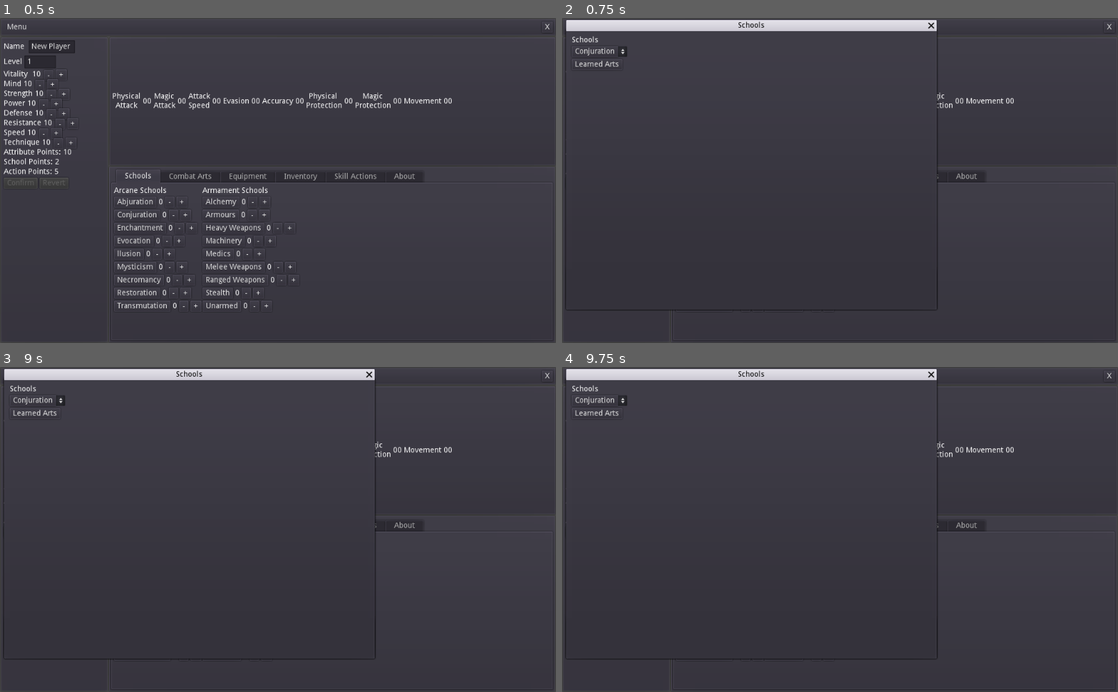
Above: before the commit, frames 1-4 (two rows, left to right).
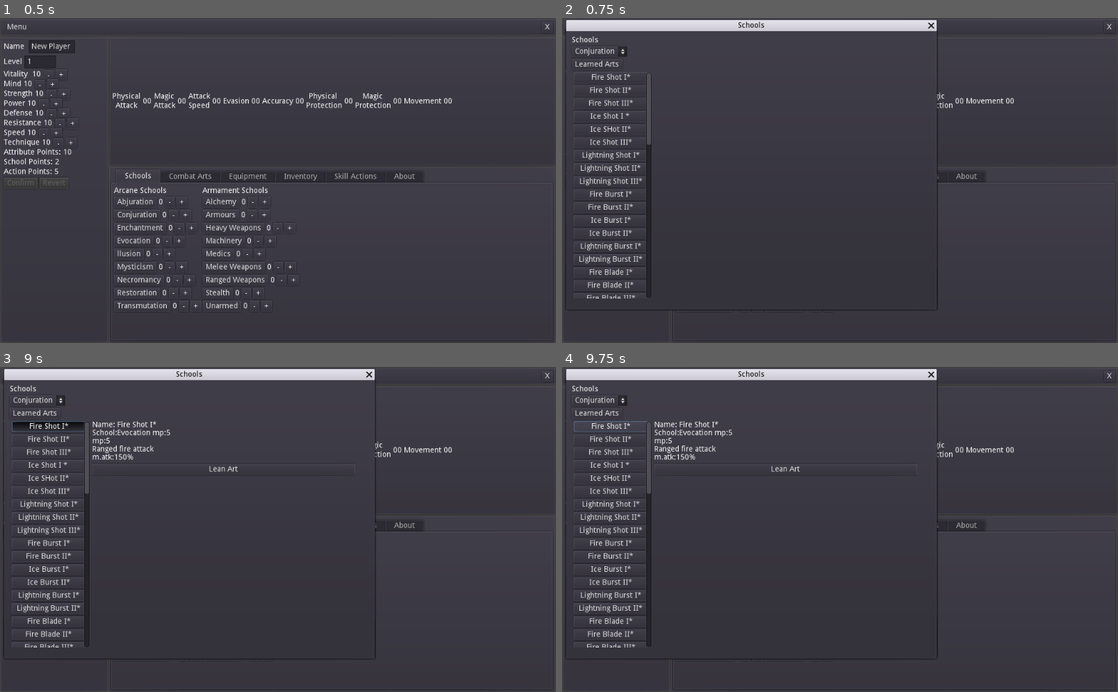
Above: after the commit, the same moments.

Repository: Malaphice/BraveChronicles
Game: Godot game, scene res://CharacterBuilder.tscn
Same seed, same stepped clock (60 frames per second), same inputs: the game is played once before the commit and once after it.
Inputs:
- Up to frame 1 (0.5 s): no input
- Up to frame 2 (0.75 s): click "Conjuration" at 0.5 s
- Up to frame 3 (9 s): click "Enchantment" at 1.25 s; click "Evocation" at 2 s; click "Mysticism" at 2.75 s; click "Necromancy" at 3.5 s; click "Restoration" at 4.25 s; click "Transmutation" at 5 s; click "Alchemy" at 5.75 s; click "Armours" at 6.5 s; click "Machinery" at 7.25 s; click "Medics" at 8 s; click "-" at 8.75 s
- Up to frame 4 (9.75 s): click "+" at 9.5 s

Frame 1 is identical in both runs. In frame 2, 1.7% of the frame differs, in the area x 2-17%, y 17-87%; in frame 3, 2.4%, in the area x 2-43%, y 16-87%; in frame 4, 2.2%.

Commit message:
filter method updated

Diff:
--- a/Brave Chronicles/SchoolWindowDialog.gd
+++ b/Brave Chronicles/SchoolWindowDialog.gd
@@ -1,24 +1,4 @@
 extends WindowDialog
-
-onready var schlToggleButton = [
-	$"MarginContainer/VBoxContainer/ScrollContainer/HBoxContainer/Button",
-	$"MarginContainer/VBoxContainer/ScrollContainer/HBoxContainer/Button2",
-	$"MarginContainer/VBoxContainer/ScrollContainer/HBoxContainer/Button3",
-	$"MarginContainer/VBoxContainer/ScrollContainer/HBoxContainer/Button4",
-	$"MarginContainer/VBoxContainer/ScrollContainer/HBoxContainer/Button5",
-	$"MarginContainer/VBoxContainer/ScrollContainer/HBoxContainer/Button6",
-	$"MarginContainer/VBoxContainer/ScrollContainer/HBoxContainer/Button7",
-	$"MarginContainer/VBoxContainer/ScrollContainer/HBoxContainer/Button8",
-	$"MarginContainer/VBoxContainer/ScrollContainer/HBoxContainer/Button9",
-	$"MarginContainer/VBoxContainer/ScrollContainer2/HBoxContainer/Button",
-	$"MarginContainer/VBoxContainer/ScrollContainer2/HBoxContainer/Button2",
-	$"MarginContainer/VBoxContainer/ScrollContainer2/HBoxContainer/Button3",
-	$"MarginContainer/VBoxContainer/ScrollContainer2/HBoxContainer/Button4",
-	$"MarginContainer/VBoxContainer/ScrollContainer2/HBoxContainer/Button5",
-	$"MarginContainer/VBoxContainer/ScrollContainer2/HBoxContainer/Button6",
-	$"MarginContainer/VBoxContainer/ScrollContainer2/HBoxContainer/Button7",
-	$"MarginContainer/VBoxContainer/ScrollContainer2/HBoxContainer/Button8",
-	$"MarginContainer/VBoxContainer/ScrollContainer2/HBoxContainer/Button9"]
 
 onready var artList = $"MarginContainer/VBoxContainer/HBoxContainer2/ScrollContainer/VBoxContainer"
 onready var artDetail = $"MarginContainer/VBoxContainer/HBoxContainer2/ScrollContainer2/VBoxContainer/RichTextLabel"
@@ -47,25 +27,6 @@
 
 	schoolButtonID = GlobalData.abilityTabSelectedSchl
 
-	schlToggleButton[0].text = "Abduration"
-	schlToggleButton[1].text = "Conjuration"
-	schlToggleButton[2].text = "Enchantment"
-	schlToggleButton[3].text = "Evocation"
-	schlToggleButton[4].text = "Illusion"
-	schlToggleButton[5].text = "Mysticism"
-	schlToggleButton[6].text = "Necromancy"
-	schlToggleButton[7].text = "Restoration"
-	schlToggleButton[8].text = "Transmutation"
-	schlToggleButton[9].text = "Alchemy"
-	schlToggleButton[10].text = "Armours"
-	schlToggleButton[11].text = "Artillery"
-	schlToggleButton[12].text = "Machinery"
-	schlToggleButton[13].text = "Medics"
-	schlToggleButton[14].text = "MeleeArms"
-	schlToggleButton[15].text = "RangedArms"
-	schlToggleButton[16].text = "Stealth"
-	schlToggleButton[17].text = "Unarmed"
-
 	var num = 0
 
 	schlFilterList.add_item("All Schools", -1)
@@ -76,12 +37,8 @@
 			schlFilterList.selected = num + 1
 		num += 1
 
-	#schlFilterList.connect("button_down", self, "schoolOptionPress" [schlFilterList.get_index()])
-	#schlFilterList.connect("button_down", self, "schoolOptionPress")
-
 	num = 0
 
-	schlToggleButton[GlobalData.abilityTabSelectedSchl].pressed = true;
 	#schlToggleButton[0].pressed = true;
 	leanedArtLimit = GlobalData.current_data.Art.LearnLimit
 	var button1 = Button.new()
@@ -100,34 +57,13 @@
 		artButtonList[num].toggle_mode = true
 		artButtonList[num].connect("button_down", self, "_on_artButton_Pressed", [num, art])
 		artList.add_child(artButtonList[num])
-		if(schlToggleButton[schoolButtonID].text != art.School):
-			artButtonList[num].hide()
 		num += 1
-		#artName = String(art.School)
-#		if(schlToggleButton[schoolButtonID].text in art.School):
-#			artButtonList.append(Button.new())
-#			artButtonList[num].text = art.Name
-#			artButtonList[num].toggle_mode = true
-#			artButtonList[num].connect("button_down", self, "_on_artButton_Pressed", [num, art])
-#			artList.add_child(artButtonList[num])
-#			num += 1
-
-#	for n in artData.size():
-#		artButtonList.append(Button.new())
-#		#artButtonList[n].text = "art " + String(n + 1)
-#		artButtonList[n].text = artData[n]
-#		artButtonList[n].toggle_mode = true
-#		artButtonList[n].connect("button_down", self, "_on_artButton_Pressed", [n])
-#		$MarginContainer/VBoxContainer/HBoxContainer3/ScrollContainer/VBoxContainer.add_child(artButtonList[n])
-#		#artButtonList[n].pressed.connect(_on_artButton_Pressed)
-
 
 
 func _on_artButton_Pressed(num, art):
 	for n in artData.size():
 		if (artButtonList[n].text != art.Name):
 			artButtonList[n].pressed = false
-	#print("art button :" + String(id + 1) + " pressed")
 	artDetail.text = "Name: " + art.Name + "\n" + "School:" + art.School + " " + art.Cost + "\n" + art.Cost + "\n" + art.Description + "\n" + art.Effect
 	selectedArt = art.Name
 	artLearn.show()
@@ -143,7 +79,7 @@
 func filterArts():
 	var num = 0
 	for art in artData:
-		if(schlToggleButton[schoolButtonID].text != art.School):
+		if(schlFilterList.get_item_text(schoolButtonID + 1) != art.School):
 			artButtonList[num].hide()
 		else:
 			artButtonList[num].show()
@@ -158,7 +94,6 @@
 
 func filterLeanedArts():
 	var num = 0
-
 	if(artLearnedButton.pressed == true):
 		for art in artData:
 			if(learnedArtList.find(artButtonList[num].text) == -1):
@@ -178,10 +113,6 @@
 	for n in artData.size():
 		artButtonList[n].pressed = false
 
-func schoolButtonPress(id):
-	schoolButtonID = id
-	filterArts()
-
 func schoolOptionPress(id):
 	print(str(schlFilterList.get_item_text(id)))
 	if(id == 0):
@@ -195,11 +126,8 @@
 	var file = File.new()
 
 	file.open(artsFilePath, File.READ)
-	#file.open(playerFilePath, File.READ)
 
-	#var data: Dictionary = JSON.parse(file.get_as_text()).result
 	var data = parse_json(file.get_as_text())
-	#talk_data = parse_json(file.get_as_text())
 
 	file.close()
 
@@ -213,7 +141,6 @@
 func _on_LearnArt_pressed():
 	if(artLearn.pressed == false):
 		artLearn.pressed = true
-		#learnedArtList.erase(selectedArt)
 		var i = learnedArtList.find(selectedArt)
 		learnedArtList.remove(i)
 		print("unlearned " + selectedArt)
@@ -222,6 +149,5 @@
 	else:
 		learnedArtList.append(selectedArt)
 		print("learned" + selectedArt)
-	#leanedArtNum -= learnedArtList.size()
 
 	print("Number of Arts Known" + String(learnedArtList.size()))
--- a/Brave Chronicles/SchoolWindowDialog.tscn
+++ b/Brave Chronicles/SchoolWindowDialog.tscn
@@ -47,164 +47,6 @@
 margin_top = 18.0
 margin_right = 49.0
 margin_bottom = 38.0
-
-[node name="ScrollContainer" type="ScrollContainer" parent="MarginContainer/VBoxContainer"]
-visible = false
-margin_top = 42.0
-margin_right = 636.0
-margin_bottom = 62.0
-size_flags_horizontal = 3
-scroll_vertical_enabled = false
-
-[node name="HBoxContainer" type="HBoxContainer" parent="MarginContainer/VBoxContainer/ScrollContainer"]
-margin_right = 636.0
-margin_bottom = 20.0
-size_flags_horizontal = 3
-size_flags_vertical = 13
-
-[node name="Button" type="Button" parent="MarginContainer/VBoxContainer/ScrollContainer/HBoxContainer"]
-margin_right = 54.0
-margin_bottom = 20.0
-text = "School"
-icon_align = 1
-
-[node name="Button2" type="Button" parent="MarginContainer/VBoxContainer/ScrollContainer/HBoxContainer"]
-margin_left = 58.0
-margin_right = 112.0
-margin_bottom = 20.0
-text = "School"
-icon_align = 1
-
-[node name="Button3" type="Button" parent="MarginContainer/VBoxContainer/ScrollContainer/HBoxContainer"]
-margin_left = 116.0
-margin_right = 170.0
-margin_bottom = 20.0
-text = "School"
-icon_align = 1
-
-[node name="Button4" type="Button" parent="MarginContainer/VBoxContainer/ScrollContainer/HBoxContainer"]
-margin_left = 174.0
-margin_right = 228.0
-margin_bottom = 20.0
-text = "School"
-icon_align = 1
-
-[node name="Button5" type="Button" parent="MarginContainer/VBoxContainer/ScrollContainer/HBoxContainer"]
-margin_left = 232.0
-margin_right = 286.0
-margin_bottom = 20.0
-text = "School"
-icon_align = 1
-
-[node name="Button6" type="Button" parent="MarginContainer/VBoxContainer/ScrollContainer/HBoxContainer"]
-margin_left = 290.0
-margin_right = 344.0
-margin_bottom = 20.0
-text = "School"
-icon_align = 1
-
-[node name="Button7" type="Button" parent="MarginContainer/VBoxContainer/ScrollContainer/HBoxContainer"]
-margin_left = 348.0
-margin_right = 402.0
-margin_bottom = 20.0
-text = "School"
-icon_align = 1
-
-[node name="Button8" type="Button" parent="MarginContainer/VBoxContainer/ScrollContainer/HBoxContainer"]
-margin_left = 406.0
-margin_right = 460.0
-margin_bottom = 20.0
-text = "School"
-icon_align = 1
-
-[node name="Button9" type="Button" parent="MarginContainer/VBoxContainer/ScrollContainer/HBoxContainer"]
-margin_left = 464.0
-margin_right = 518.0
-margin_bottom = 20.0
-text = "School"
-icon_align = 1
-
-[node name="Label2" type="Label" parent="MarginContainer/VBoxContainer"]
-visible = false
-margin_top = 42.0
-margin_right = 636.0
-margin_bottom = 56.0
-text = "Weapon Schools"
-
-[node name="ScrollContainer2" type="ScrollContainer" parent="MarginContainer/VBoxContainer"]
-visible = false
-margin_top = 60.0
-margin_right = 636.0
-margin_bottom = 80.0
-scroll_vertical_enabled = false
-
-[node name="HBoxContainer" type="HBoxContainer" parent="MarginContainer/VBoxContainer/ScrollContainer2"]
-margin_right = 636.0
-margin_bottom = 20.0
-size_flags_horizontal = 3
-size_flags_vertical = 13
-
-[node name="Button" type="Button" parent="MarginContainer/VBoxContainer/ScrollContainer2/HBoxContainer"]
-margin_right = 54.0
-margin_bottom = 20.0
-text = "School"
-icon_align = 1
-
-[node name="Button2" type="Button" parent="MarginContainer/VBoxContainer/ScrollContainer2/HBoxContainer"]
-margin_left = 58.0
-margin_right = 112.0
-margin_bottom = 20.0
-text = "School"
-icon_align = 1
-
-[node name="Button3" type="Button" parent="MarginContainer/VBoxContainer/ScrollContainer2/HBoxContainer"]
-margin_left = 116.0
-margin_right = 170.0
-margin_bottom = 20.0
-text = "School"
-icon_align = 1
-
-[node name="Button4" type="Button" parent="MarginContainer/VBoxContainer/ScrollContainer2/HBoxContainer"]
-margin_left = 174.0
-margin_right = 228.0
-margin_bottom = 20.0
-text = "School"
-icon_align = 1
-
-[node name="Button5" type="Button" parent="MarginContainer/VBoxContainer/ScrollContainer2/HBoxContainer"]
-margin_left = 232.0
-margin_right = 286.0
-margin_bottom = 20.0
-text = "School"
-icon_align = 1
-
-[node name="Button6" type="Button" parent="MarginContainer/VBoxContainer/ScrollContainer2/HBoxContainer"]
-margin_left = 290.0
-margin_right = 344.0
-margin_bottom = 20.0
-text = "School"
-icon_align = 1
-
-[node name="Button7" type="Button" parent="MarginContainer/VBoxContainer/ScrollContainer2/HBoxContainer"]
-margin_left = 348.0
-margin_right = 402.0
-margin_bottom = 20.0
-text = "School"
-icon_align = 1
-
-[node name="Button8" type="Button" parent="MarginContainer/VBoxContainer/ScrollContainer2/HBoxContainer"]
-margin_left = 406.0
-margin_right = 460.0
-margin_bottom = 20.0
-text = "School"
-icon_align = 1
-
-[node name="Button9" type="Button" parent="MarginContainer/VBoxContainer/ScrollContainer2/HBoxContainer"]
-margin_left = 464.0
-margin_right = 518.0
-margin_bottom = 20.0
-text = "School"
-icon_align = 1
 
 [node name="Learned Arts" type="Button" parent="MarginContainer/VBoxContainer"]
 margin_top = 42.0
@@ -338,23 +180,5 @@
 size_flags_stretch_ratio = 0.7
 
 [connection signal="item_selected" from="MarginContainer/VBoxContainer/HBoxContainer/VBoxContainer/OptionButton" to="." method="schoolOptionPress"]
-[connection signal="pressed" from="MarginContainer/VBoxContainer/ScrollContainer/HBoxContainer/Button" to="." method="schoolButtonPress" binds= [ 0 ]]
-[connection signal="pressed" from="MarginContainer/VBoxContainer/ScrollContainer/HBoxContainer/Button2" to="." method="schoolButtonPress" binds= [ 1 ]]
-[connection signal="pressed" from="MarginContainer/VBoxContainer/ScrollContainer/HBoxContainer/Button3" to="." method="schoolButtonPress" binds= [ 2 ]]
-[connection signal="pressed" from="MarginContainer/VBoxContainer/ScrollContainer/HBoxContainer/Button4" to="." method="schoolButtonPress" binds= [ 3 ]]
-[connection signal="pressed" from="MarginContainer/VBoxContainer/ScrollContainer/HBoxContainer/Button5" to="." method="schoolButtonPress" binds= [ 4 ]]
-[connection signal="pressed" from="MarginContainer/VBoxContainer/ScrollContainer/HBoxContainer/Button6" to="." method="schoolButtonPress" binds= [ 5 ]]
-[connection signal="pressed" from="MarginContainer/VBoxContainer/ScrollContainer/HBoxContainer/Button7" to="." method="schoolButtonPress" binds= [ 6 ]]
-[connection signal="pressed" from="MarginContainer/VBoxContainer/ScrollContainer/HBoxContainer/Button8" to="." method="schoolButtonPress" binds= [ 7 ]]
-[connection signal="pressed" from="MarginContainer/VBoxContainer/ScrollContainer/HBoxContainer/Button9" to="." method="schoolButtonPress" binds= [ 8 ]]
-[connection signal="pressed" from="MarginContainer/VBoxContainer/ScrollContainer2/HBoxContainer/Button" to="." method="schoolButtonPress" binds= [ 9 ]]
-[connection signal="pressed" from="MarginContainer/VBoxContainer/ScrollContainer2/HBoxContainer/Button2" to="." method="schoolButtonPress" binds= [ 10 ]]
-[connection signal="pressed" from="MarginContainer/VBoxContainer/ScrollContainer2/HBoxContainer/Button3" to="." method="schoolButtonPress" binds= [ 11 ]]
-[connection signal="pressed" from="MarginContainer/VBoxContainer/ScrollContainer2/HBoxContainer/Button4" to="." method="schoolButtonPress" binds= [ 12 ]]
-[connection signal="pressed" from="MarginContainer/VBoxContainer/ScrollContainer2/HBoxContainer/Button5" to="." method="schoolButtonPress" binds= [ 13 ]]
-[connection signal="pressed" from="MarginContainer/VBoxContainer/ScrollContainer2/HBoxContainer/Button6" to="." method="schoolButtonPress" binds= [ 14 ]]
-[connection signal="pressed" from="MarginContainer/VBoxContainer/ScrollContainer2/HBoxContainer/Button7" to="." method="schoolButtonPress" binds= [ 15 ]]
-[connection signal="pressed" from="MarginContainer/VBoxContainer/ScrollContainer2/HBoxContainer/Button8" to="." method="schoolButtonPress" binds= [ 16 ]]
-[connection signal="pressed" from="MarginContainer/VBoxContainer/ScrollContainer2/HBoxContainer/Button9" to="." method="schoolButtonPress" binds= [ 17 ]]
 [connection signal="pressed" from="MarginContainer/VBoxContainer/Learned Arts" to="." method="filterLeanedArts"]
 [connection signal="pressed" from="MarginContainer/VBoxContainer/HBoxContainer2/ScrollContainer2/VBoxContainer/LearnArt" to="." method="_on_LearnArt_pressed"]
